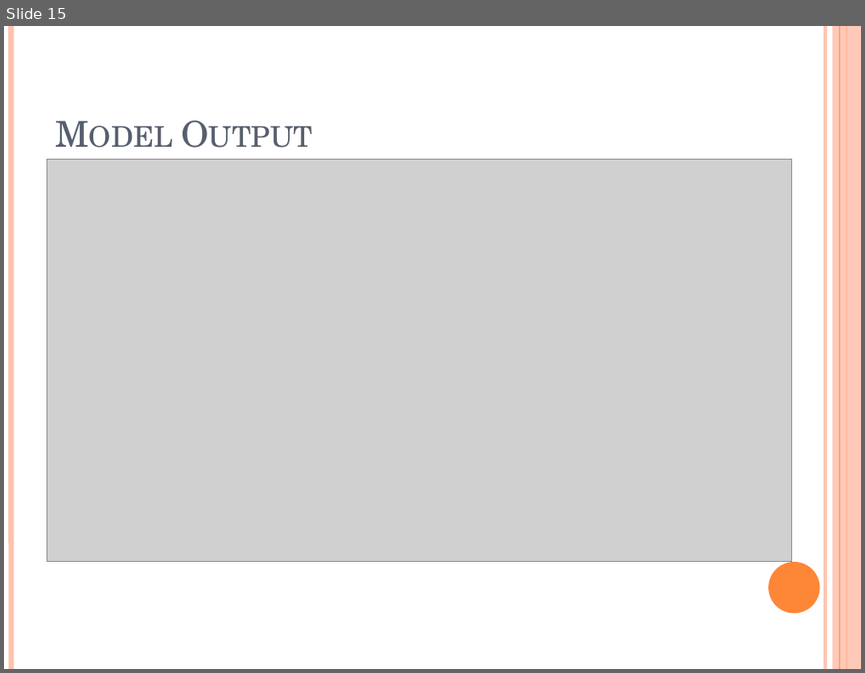
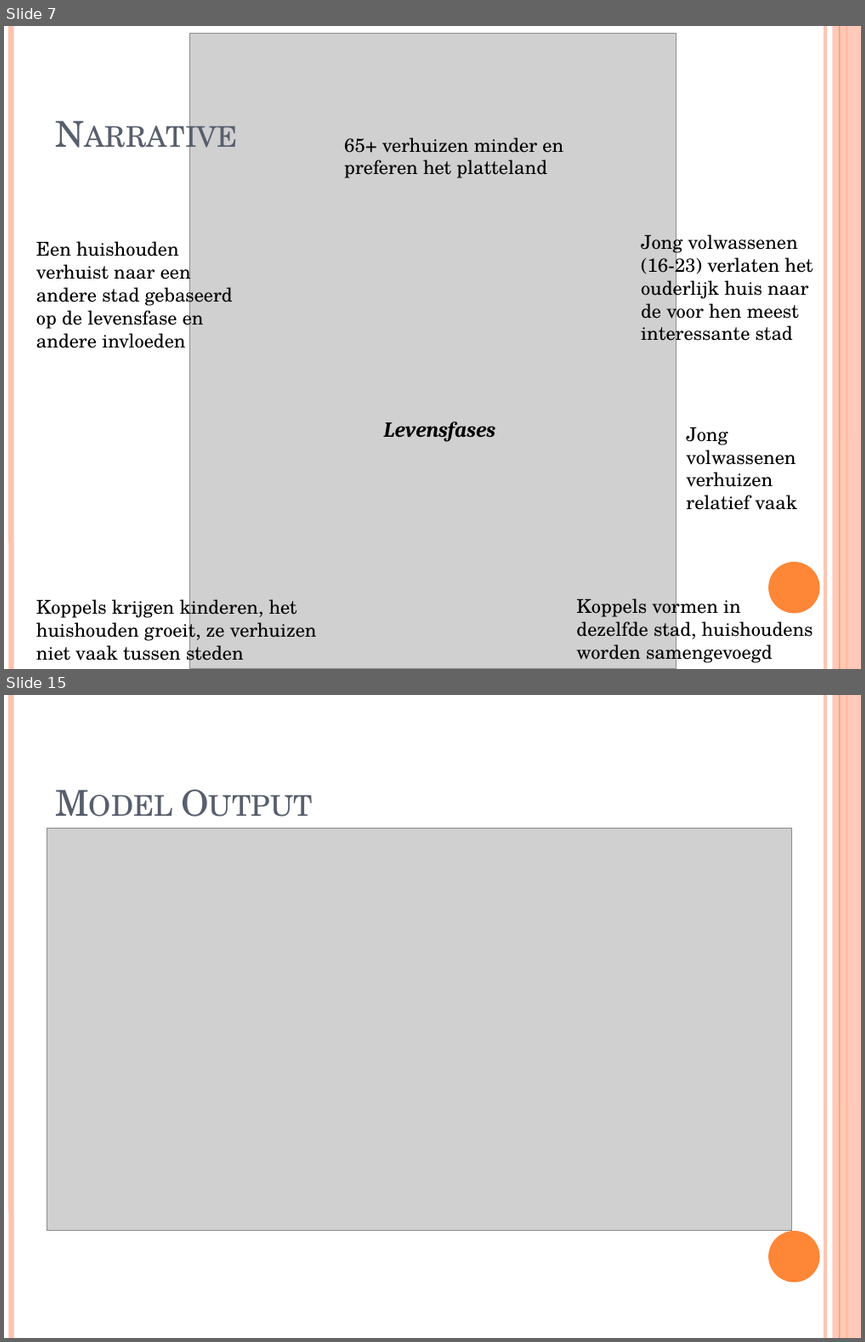
Before and after one commit to MBrouns/Zipfs-Law-and-city-development, a slide deck: docs/Presentation CPB Zipfs law PDF ready.pptx. Shown one above the other, each under a label of ours: slide 15 before the commit, slides 7 and 15 after it; the slides between them are not shown. The pictures are 865x673 and 865x1342 pixels, drawn with LibreOffice and Linux fonts; fonts in the diff are those of the drawing; grey boxes stand for pictures. Boxes give left, top, right and bottom in pixels: in the first picture for what was removed or moved away, otherwise in the second. Text is boxed around its words. In the diff, an @@ line names an element or a change of style, - is before the commit and + after.

```diff
--- a/docs/Presentation CPB Zipfs law PDF ready.pptx
+++ b/docs/Presentation CPB Zipfs law PDF ready.pptx
@@ slide 7 added at [4,26,861,669], background #FFFFFF; not listed: 6 template elements that a slide beside it also shows @@
@@ picture added at [190,33,676,668] @@
@@ title added at [46,52,747,159], 30 pt, text #575F6D, small capitals @@
+Narrative
@@ text added at [344,137,563,178], 16 pt, text #000000 @@
+65+ verhuizen minder en preferen het platteland
@@ text added at [36,241,233,348], 16 pt, text #000000 @@
+Een huishouden verhuist naar een andere stad gebaseerd op de levensfase en andere invloeden
@@ text added at [641,230,812,346], 16 pt, text #000000 @@
+Jong volwassenen (16-23) verlaten het ouderlijk huis naar de voor hen meest interessante stad
@@ text added at [384,421,495,442], 18 pt, text #000000, bold, italic @@
+Levensfases
@@ text added at [686,426,797,510], 16 pt, text #000000 @@
+Jong volwassenen verhuizen relatief vaak
@@ text added at [36,595,317,665], 16 pt, text #000000 @@
+Koppels krijgen kinderen, het huishouden groeit, ze verhuizen niet vaak tussen steden
@@ text added at [576,595,813,664], 16 pt, text #000000 @@
+Koppels vormen in dezelfde stad, huishoudens worden samengevoegd
```
Also in this commit, not shown: 16 slides changed, 5 other slides added, 6 slides removed, 2 other files.
